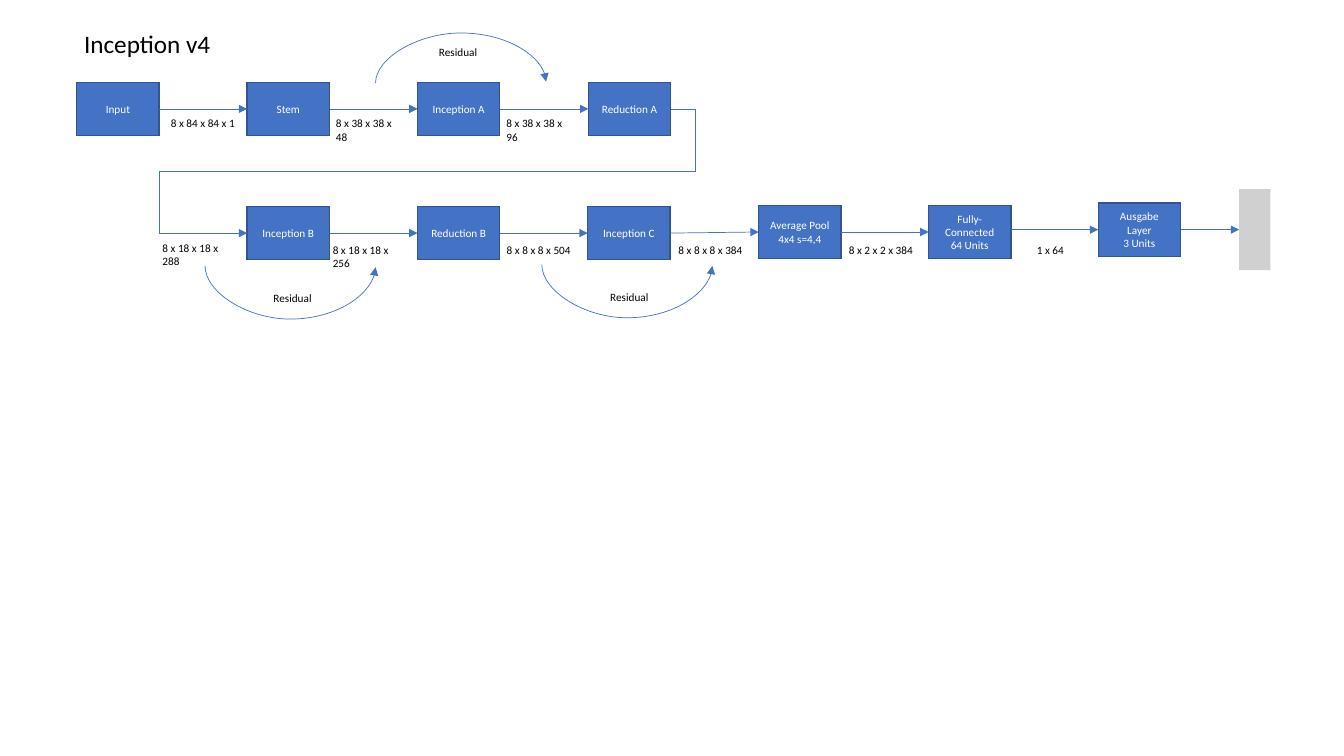
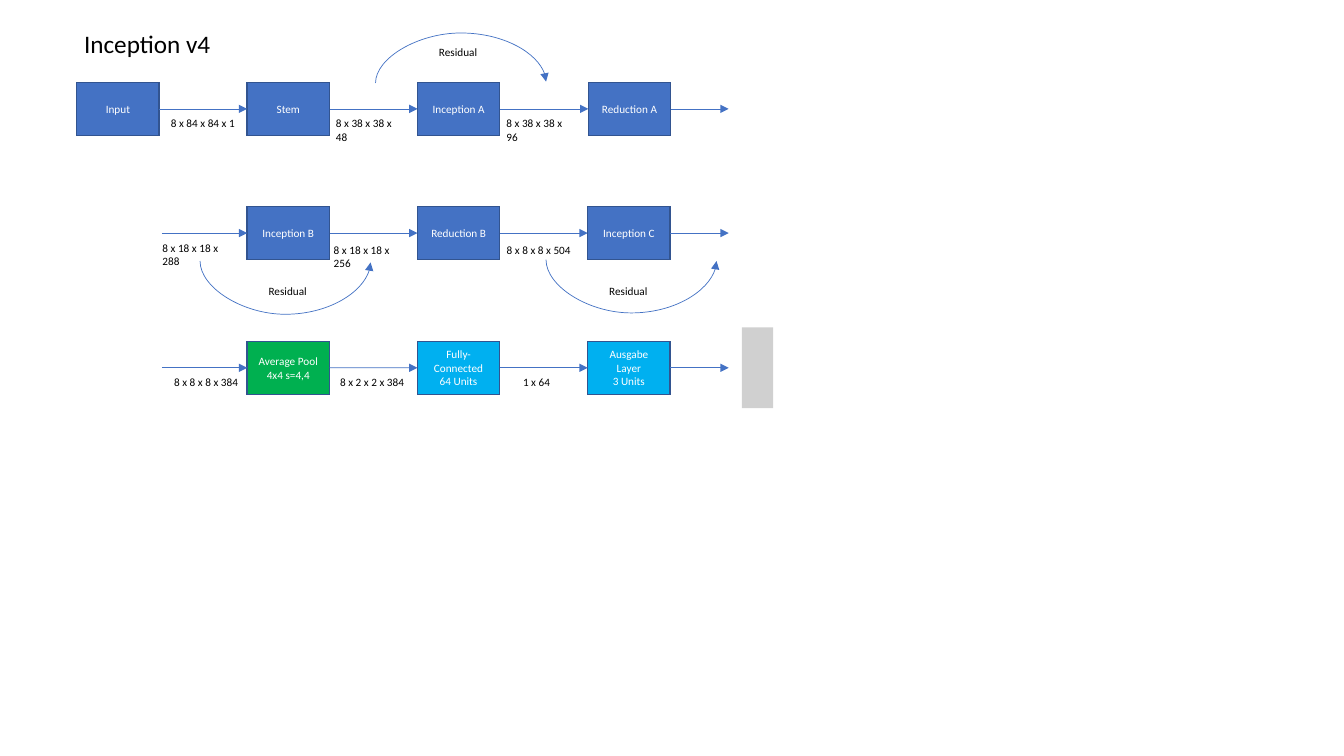
Before and after one commit to FrankSchaust/Bachelorarbeit, a slide deck: slide 1 of pictures/Inception.pptx. Drawn at 1344x756 pixels with LibreOffice and Linux fonts; fonts in the diff are those of the drawing; grey boxes stand for pictures. Boxes give left, top, right and bottom in pixels: in the first picture for what was removed or moved away, otherwise in the second. Text is boxed around its words. In the diff, an @@ line names an element or a change of style, - is before the commit and + after.

```diff
--- a/pictures/Inception.pptx
+++ b/pictures/Inception.pptx
@@ elbow arrow removed from (670, 109) to (247, 233) @@
@@ arrow added from (670, 109) to (729, 109), #4472C4 0.5 pt @@
@@ picture removed at (x1=1239, y1=190, x2=1270, y2=270) @@
@@ arrow moved from (670, 233) - (759, 232) to (670, 233) - (729, 233) @@
@@ curved arrow moved from (205, 266) - (376, 267) to (200, 261) - (371, 262) @@
@@ curved arrow moved from (542, 264) - (713, 266) to (546, 260) - (717, 261) @@
@@ text "Residual" moved from (x1=273, y1=294, x2=311, y2=302) to (x1=269, y1=287, x2=307, y2=295) @@
@@ text "Residual" moved from (x1=610, y1=293, x2=648, y2=301) to (x1=609, y1=287, x2=647, y2=295) @@
@@ picture added at (x1=742, y1=328, x2=773, y2=408) @@
@@ rectangle "Average Pool" at (x1=247, y1=342, x2=330, y2=395): fill #4472C4 to #00B050 @@
@@ rectangle "Fully-Connected" at (x1=417, y1=342, x2=500, y2=395): fill #4472C4 to #00B0F0 @@
@@ rectangle "Ausgabe Layer" at (x1=588, y1=342, x2=670, y2=395): fill #4472C4 to #00B0F0 @@
@@ arrow added from (162, 368) to (247, 368), #4472C4 0.5 pt @@
@@ text "8 x 8 x 8 ..." moved from (x1=678, y1=246, x2=742, y2=254) to (x1=174, y1=378, x2=238, y2=386) @@
@@ 2 rectangles, 1 arrow moved together from (x1=759, y1=206, x2=1011, y2=259) to (x1=247, y1=342, x2=500, y2=395) @@
@@ text "8 x 2 x 2 ..." moved from (x1=849, y1=246, x2=913, y2=254) to (x1=340, y1=378, x2=404, y2=386) @@
@@ text "1 x 64" moved from (x1=1037, y1=246, x2=1063, y2=254) to (x1=523, y1=378, x2=550, y2=386) @@
@@ 2 arrows, 1 rectangle moved together from (x1=1011, y1=203, x2=1239, y2=256) to (x1=500, y1=342, x2=729, y2=395) @@
```
Also in this commit, not shown: 5 other slides changed, 1 slide added, 16 other files.
